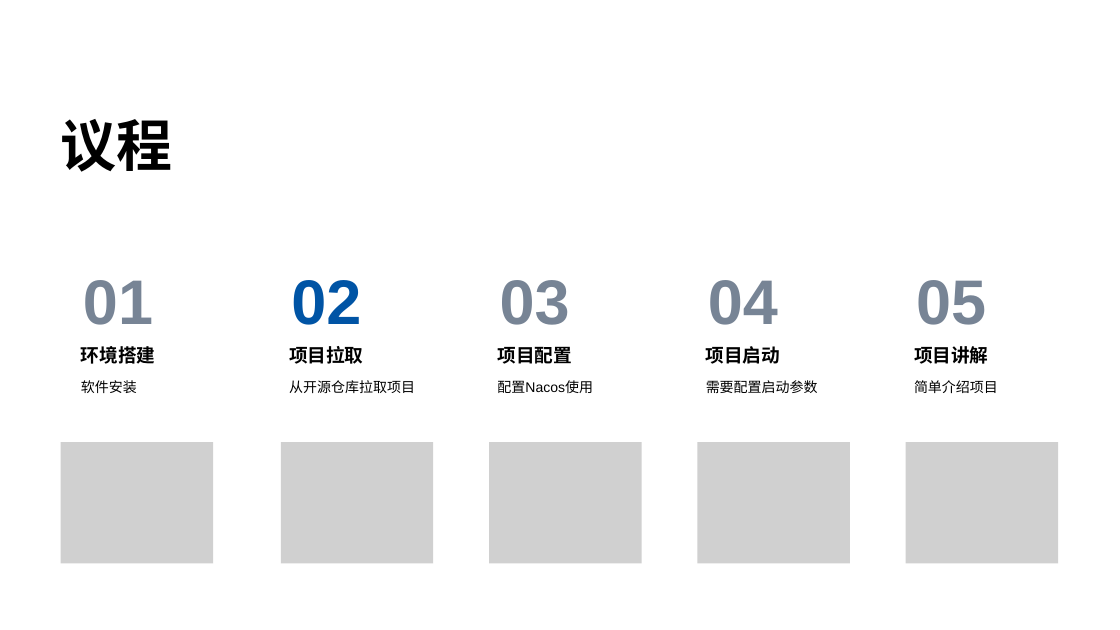
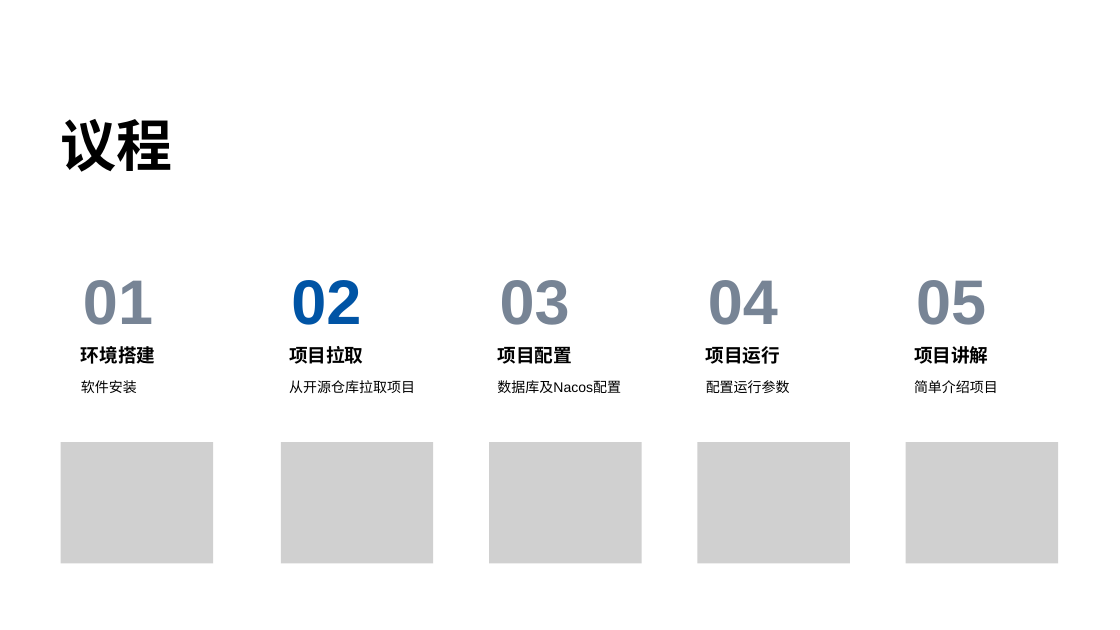
Before and after one commit to KouShenhai/KCloud-Platform-IoT, a slide deck: slide 2 of 老寇云平台-项目运行讲解.pptx. Drawn at 1120x630 pixels with LibreOffice and Linux fonts; fonts in the diff are those of the drawing; grey boxes stand for pictures. Boxes give left, top, right and bottom in pixels: in the first picture for what was removed or moved away, otherwise in the second. Text is boxed around its words. In the diff, an @@ line names an element or a change of style, - is before the commit and + after.

```diff
--- a/老寇云平台-项目运行讲解.pptx
+++ b/老寇云平台-项目运行讲解.pptx
@@ text at (706, 346, 780, 364): text changed @@
-项目启动
+项目运行
@@ text at (497, 380, 621, 393): text changed @@
-配置Nacos使用
+数据库及Nacos配置
@@ text at (706, 380, 790, 393): text changed @@
-需要配置启动参数
+配置运行参数
```
Also in this commit, not shown: 5 other slides changed, 5 slides added, 9 slides removed, 2 other files.
